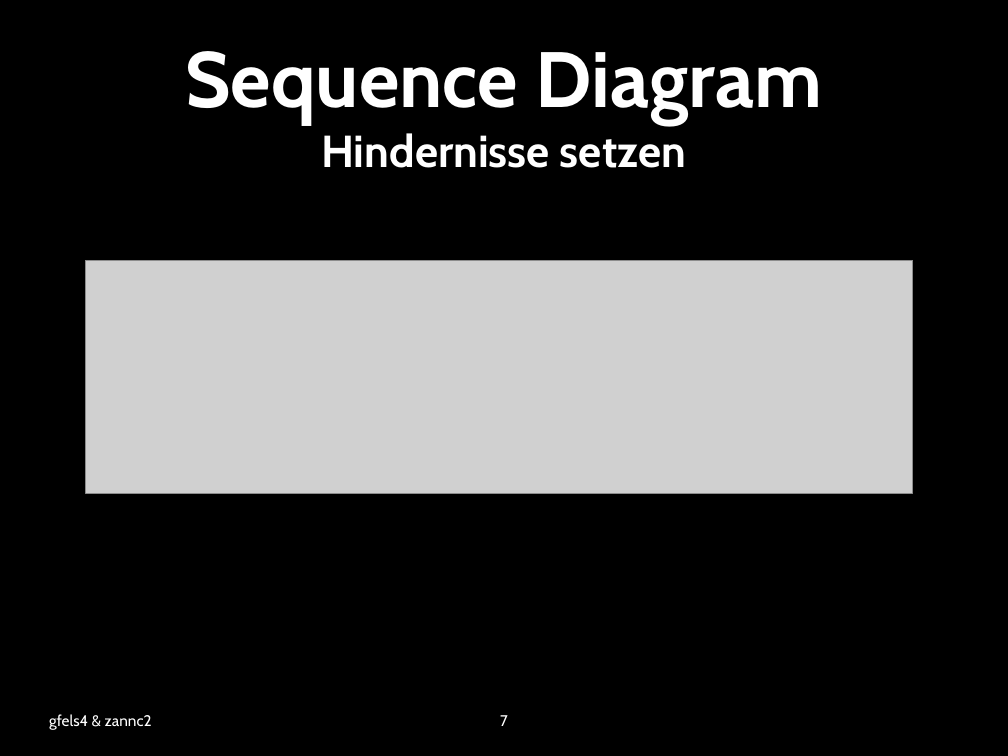
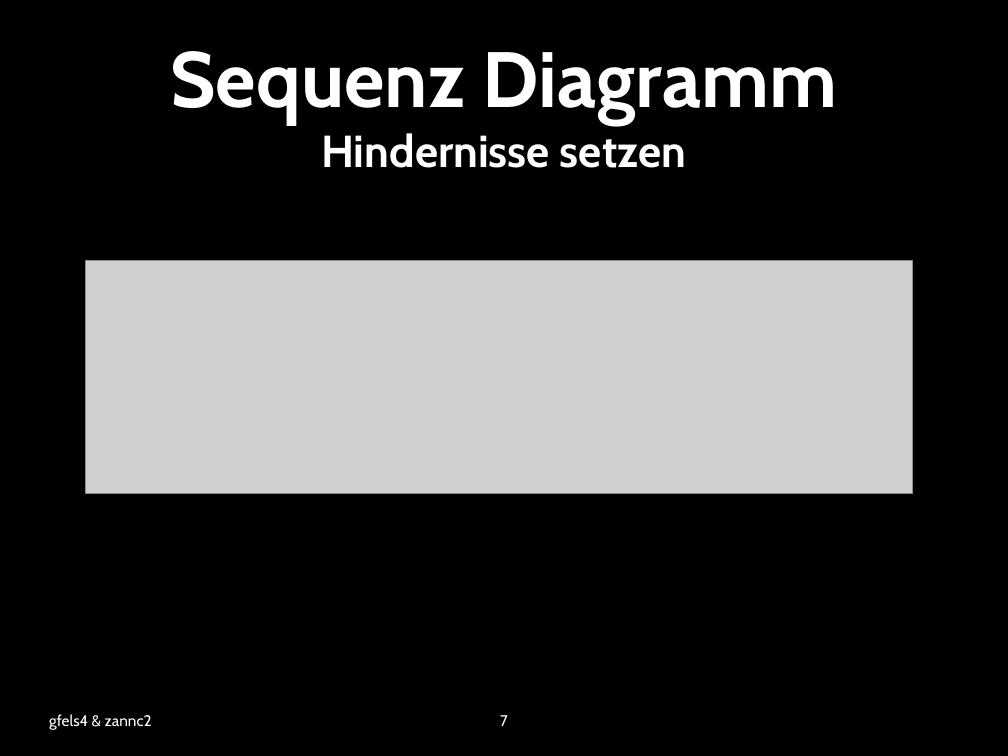
Before and after one commit to zannc2/SearchRobot, a slide deck: slide 7 of SearchRobot/doc/presentation.pptx. Drawn at 1008x756 pixels with LibreOffice and Linux fonts; fonts in the diff are those of the drawing; grey boxes stand for pictures; background and template pictures are left out. Boxes give left, top, right and bottom in pixels: in the first picture for what was removed or moved away, otherwise in the second. Text is boxed around its words. In the diff, an @@ line names an element or a change of style, - is before the commit and + after.

```diff
--- a/SearchRobot/doc/presentation.pptx
+++ b/SearchRobot/doc/presentation.pptx
@@ title at (170, 51, 837, 168): text changed @@
-Sequence Diagram
-Hindernisse setzen
+Sequenz Diagramm
+Hindernisse setzen
```
Also in this commit, not shown: 6 other slides changed.
